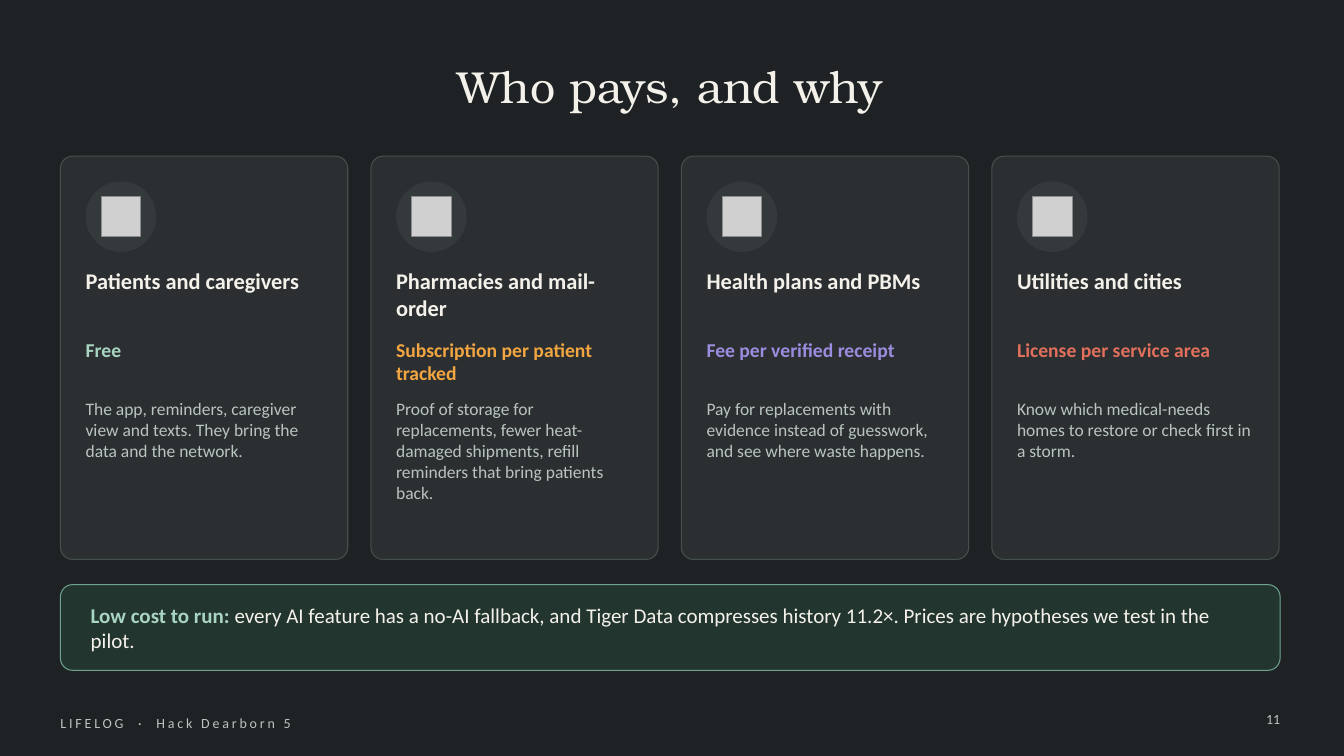
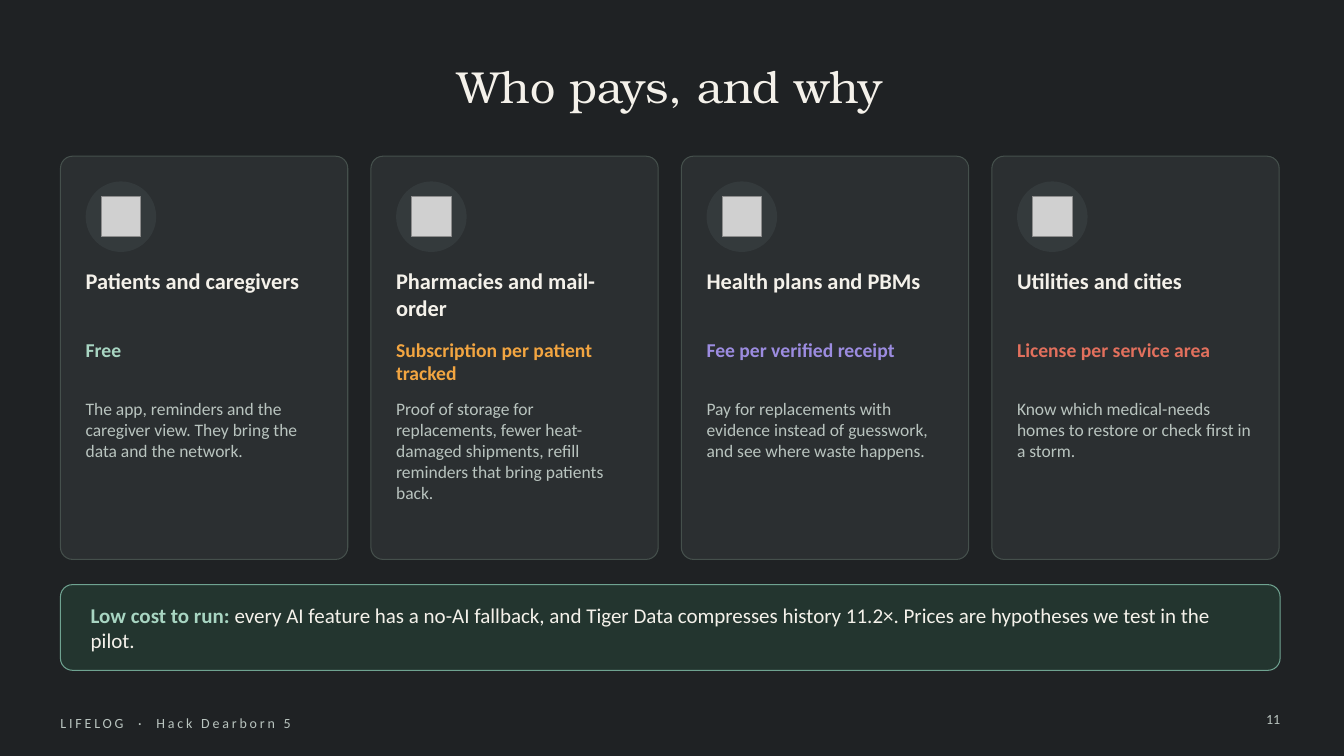
Before and after one commit to Manognya86/HackDearborn5, a slide deck: slide 11 of presentation/LIFELOG_HackDearborn5.pptx. Drawn at 1344x756 pixels with LibreOffice and Linux fonts; fonts in the diff are those of the drawing; grey boxes stand for pictures. Boxes give left, top, right and bottom in pixels: in the first picture for what was removed or moved away, otherwise in the second. Text is boxed around its words. In the diff, an @@ line names an element or a change of style, - is before the commit and + after.

```diff
--- a/presentation/LIFELOG_HackDearborn5.pptx
+++ b/presentation/LIFELOG_HackDearborn5.pptx
@@ text at (86, 403, 297, 457): text changed @@
-The app, reminders, caregiver view and texts. They bring the data and the network.
+The app, reminders and the caregiver view. They bring the data and the network.
```
Also in this commit, not shown: 3 other slides changed, 1 slide added.
